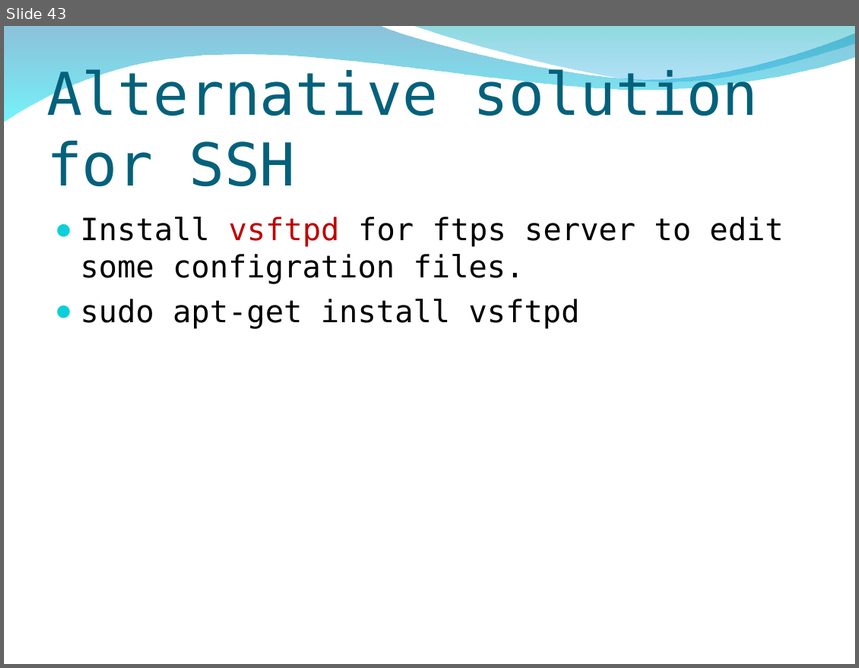
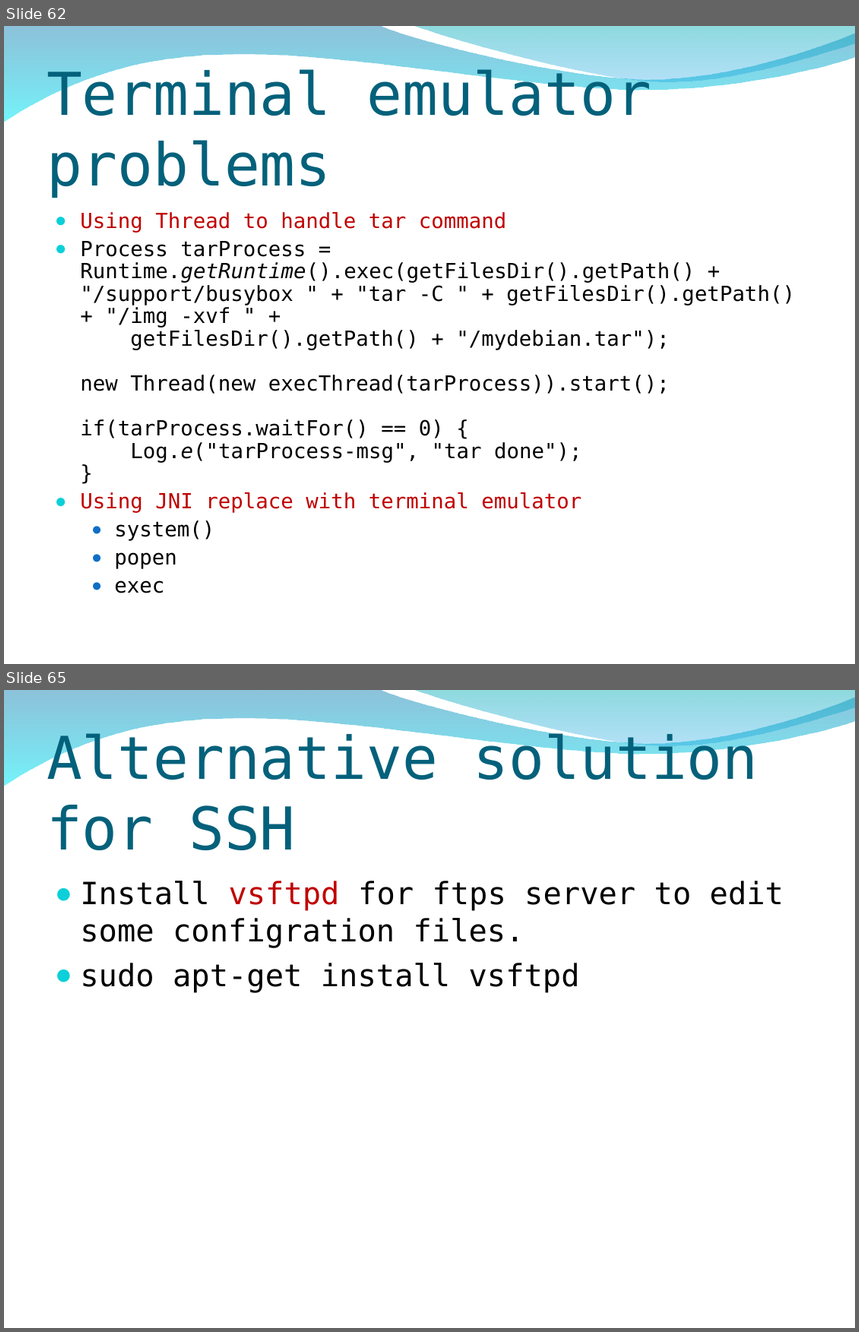
Before and after one commit to peter279k/regular_meeting, a slide deck: Proot.ppt. Shown one above the other, each under a label of ours: slide 43 before the commit, slides 62 and 65 after it; the slides between them are not shown. The pictures are 859x668 and 859x1332 pixels, drawn with LibreOffice and Linux fonts; fonts in the diff are those of the drawing; background and template pictures are left out. Boxes give left, top, right and bottom in pixels: in the first picture for what was removed or moved away, otherwise in the second. Text is boxed around its words. In the diff, an @@ line names an element or a change of style, - is before the commit and + after.

Commit message:
add execute command method and http server with PHP application benchmark

```diff
--- a/Proot.ppt
+++ b/Proot.ppt
@@ slide 62 added at (4,26,855,664), background picture (left out); not listed: 2 template elements that a slide beside it also shows @@
@@ title added at (47,67,652,198), 50 pt, text #04617B @@
+Terminal emulator problems
@@ text added at (80,212,795,594), 17.6 pt, text #000000 @@
+● Using Thread to handle tar command
+● Process tarProcess = Runtime.getRuntime().exec(getFilesDir().getPath() + "/support/busybox " + "tar -C " + getFilesDir().getPath() + "/img -xvf " +
+  getFilesDir().getPath() + "/mydebian.tar");
+  new Thread(new execThread(tarProcess)).start();
+  if(tarProcess.waitFor() == 0) {
+  Log.e("tarProcess-msg", "tar done");
+  }
+● Using JNI replace with terminal emulator
+  ● system()
+  ● popen
+  ● exec
@@ what was slide 43 is now slide 65 @@
```
Also in this commit, not shown: 2 slides changed, 22 other slides added.
